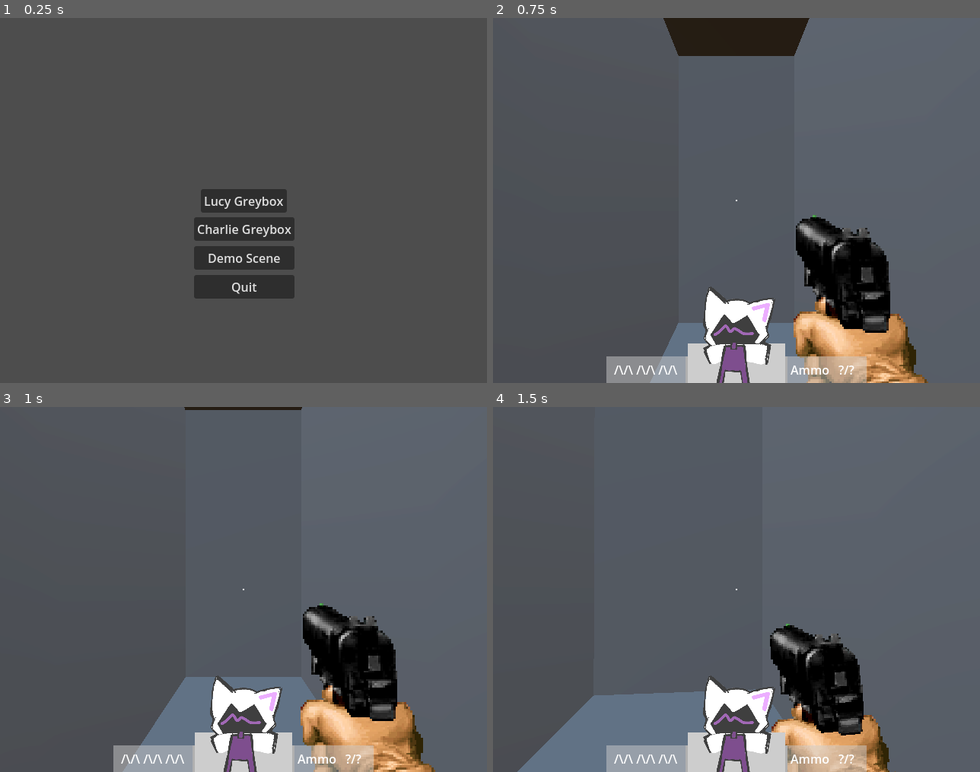
Above: before the commit, frames 1-4 (two rows, left to right).
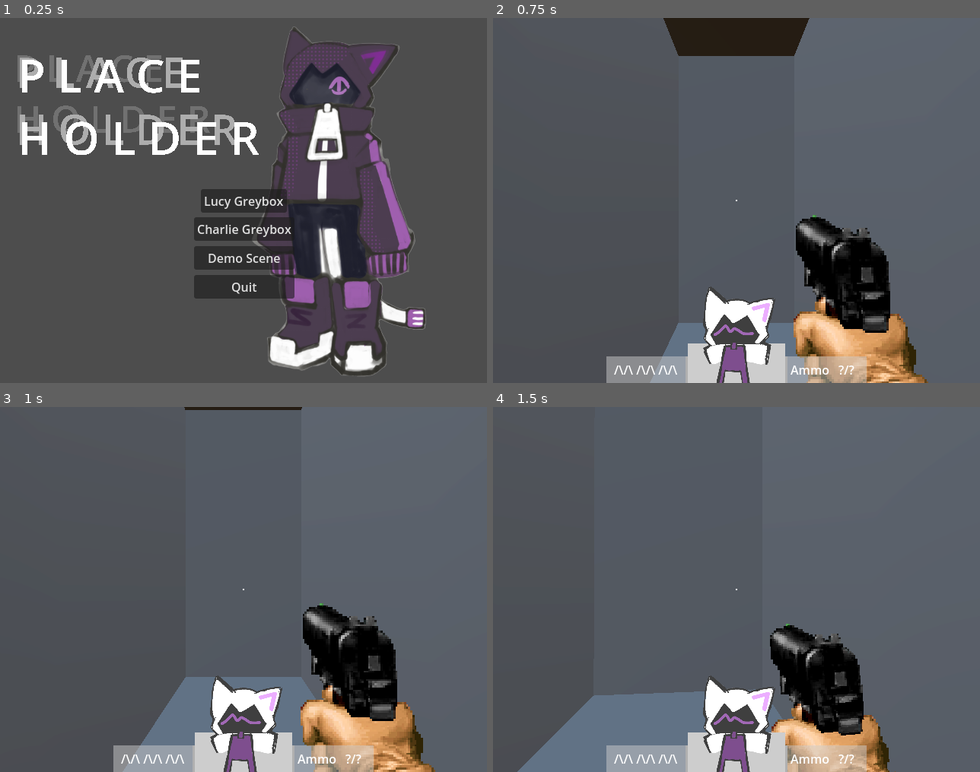
Above: after the commit, the same moments.

Repository: drowpotions/Pirate-Software-Game-Jam-JAN-2025
Game: Godot game, scene res://menu/main_menu.tscn
Same seed, same stepped clock (60 frames per second), same inputs: the game is played once before the commit and once after it. Sound files missing from this copy of the repository are replaced by a short silence.
Inputs (mouse positions are in pixels of both pictures, inside the frame that each line leads up to):
- Up to frame 1 (0.25 s): no input
- Up to frame 2 (0.75 s): click "Lucy Greybox" at 0.5 s
- Up to frame 3 (1 s): no input
- Up to frame 4 (1.5 s): move the mouse to (760, 589) at 1.27 s; hold W (forwards) from 1.28 s (still down); hold Ctrl (Crouch) from 1.28 s (still down)

The runs differ from the first frame. In frame 1, 15% of the frame differs, in the area x 3-88%, y 2-99%; in frame 2, nothing differs; in frame 3, nothing differs; in frame 4, nothing differs.

Commit message:
main menu changes

Diff:
--- a/menu/main_menu.tscn
+++ b/menu/main_menu.tscn
@@ -1,6 +1,7 @@
-[gd_scene load_steps=3 format=3 uid="uid://bekmbyokqyu10"]
+[gd_scene load_steps=4 format=3 uid="uid://bekmbyokqyu10"]
 
 [ext_resource type="Script" path="res://menu/main_menu.gd" id="1_pa5p5"]
+[ext_resource type="Texture2D" uid="uid://biee7aeo4a8pu" path="res://theboy2.png" id="2_ls86s"]
 [ext_resource type="AudioStream" uid="uid://bvkt05p3q7ib0" path="res://Main Menu Demo.wav" id="2_rswmq"]
 
 [node name="MainMenu" type="Control"]
@@ -11,6 +12,14 @@
 grow_horizontal = 2
 grow_vertical = 2
 script = ExtResource("1_pa5p5")
+
+[node name="TextureRect" type="TextureRect" parent="."]
+layout_mode = 0
+offset_left = 293.0
+offset_right = 743.0
+offset_bottom = 742.0
+scale = Vector2(0.639343, 0.639343)
+texture = ExtResource("2_ls86s")
 
 [node name="LucyButton" type="Button" parent="."]
 layout_mode = 1
@@ -77,6 +86,45 @@
 volume_db = -25.0
 autoplay = true
 
+[node name="ParallaxBackground2" type="ParallaxBackground" parent="."]
+
+[node name="ParallaxLayer" type="ParallaxLayer" parent="ParallaxBackground2"]
+
+[node name="Label3" type="Label" parent="ParallaxBackground2/ParallaxLayer"]
+offset_left = 18.0
+offset_top = 32.0
+offset_right = 5492.0
+offset_bottom = 2845.0
+scale = Vector2(0.0472269, 0.0472269)
+theme_override_colors/font_color = Color(0.44291, 0.442911, 0.442911, 1)
+theme_override_font_sizes/font_size = 1031
+text = "P L A C E
+H O L D E R"
+uppercase = true
+
+[node name="Label2" type="Label" parent="ParallaxBackground2/ParallaxLayer"]
+offset_left = 21.0
+offset_top = 33.0
+offset_right = 5495.0
+offset_bottom = 2846.0
+scale = Vector2(0.0531993, 0.0531993)
+theme_override_colors/font_color = Color(0.678944, 0.678944, 0.678944, 1)
+theme_override_font_sizes/font_size = 1031
+text = "P L A C E
+H O L D E R"
+uppercase = true
+
+[node name="Label" type="Label" parent="ParallaxBackground2/ParallaxLayer"]
+offset_left = 23.0
+offset_top = 34.0
+offset_right = 5497.0
+offset_bottom = 2847.0
+scale = Vector2(0.0581068, 0.0581068)
+theme_override_font_sizes/font_size = 1031
+text = "P L A C E
+H O L D E R"
+uppercase = true
+
 [connection signal="pressed" from="LucyButton" to="." method="_on_lucy_button_pressed"]
 [connection signal="pressed" from="CharlieButton" to="." method="_on_charlie_button_pressed"]
 [connection signal="pressed" from="WorldButton" to="." method="_on_world_button_pressed"]
Not shown: 1 places in Charlie Grey Box.tscn that only renumber resources
Binary file added: theboy2.png
Not shown, added: theboy2.png.import
